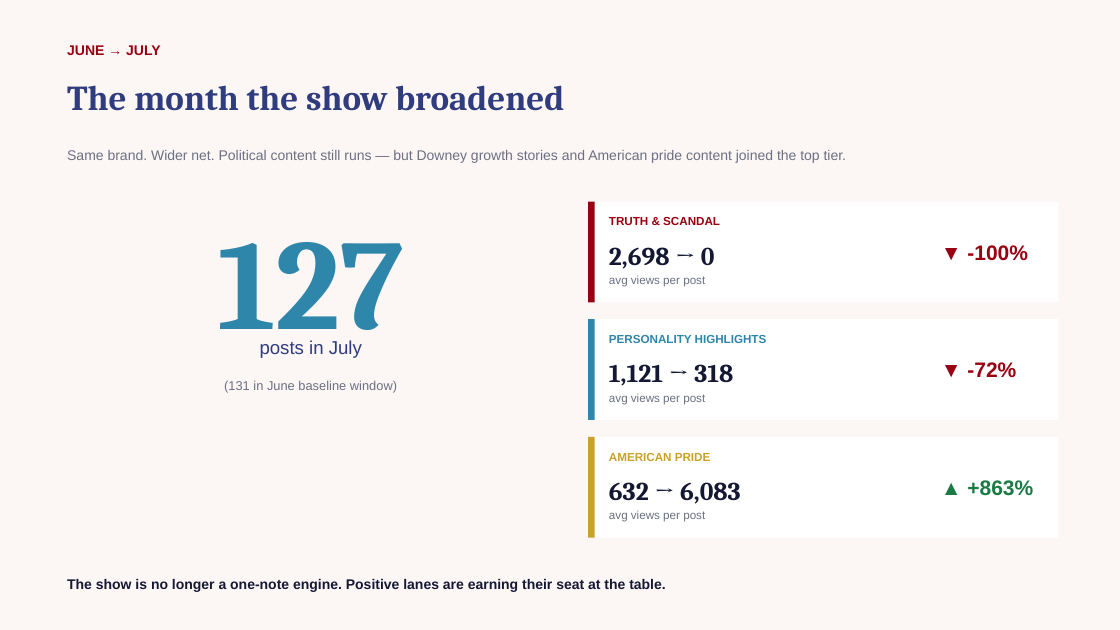
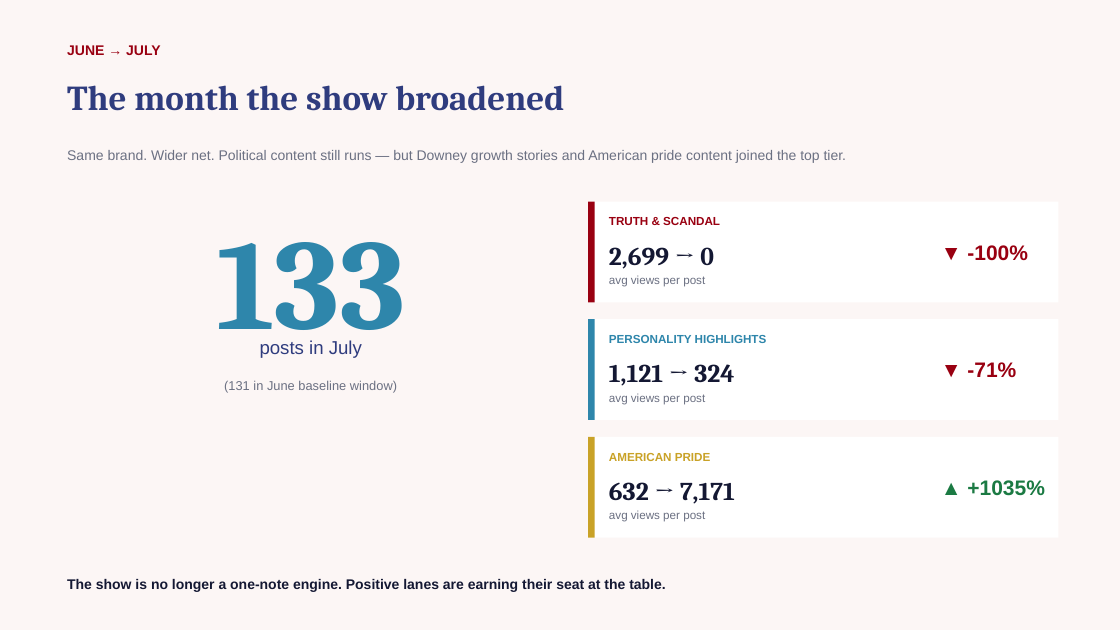
Before and after one commit to zvmmer/talking-downey-kpis, a slide deck: slide 2 of MONTHLY_REPORT_2026-07.pptx. Drawn at 1120x630 pixels with LibreOffice and Linux fonts; fonts in the diff are those of the drawing. Boxes give left, top, right and bottom in pixels: in the first picture for what was removed or moved away, otherwise in the second. Text is boxed around its words. In the diff, an @@ line names an element or a change of style, - is before the commit and + after.

```diff
--- a/MONTHLY_REPORT_2026-07.pptx
+++ b/MONTHLY_REPORT_2026-07.pptx
@@ text at (216, 242, 405, 357): text changed @@
-127
+133
@@ text at (609, 247, 714, 269): text changed @@
-2,698 → 0
+2,699 → 0
@@ text at (609, 364, 734, 386): text changed @@
-1,121 → 318
+1,121 → 324
@@ text at (967, 362, 1016, 377): text changed @@
-▼ -72%
+▼ -71%
@@ text at (609, 482, 735, 504): text changed @@
-632 → 6,083
+632 → 7,171
@@ text at (967, 480, 1045, 496): text changed @@
-▲ +863%
+▲ +1035%
```
Also in this commit, not shown: 4 other slides changed, 5 other files.
